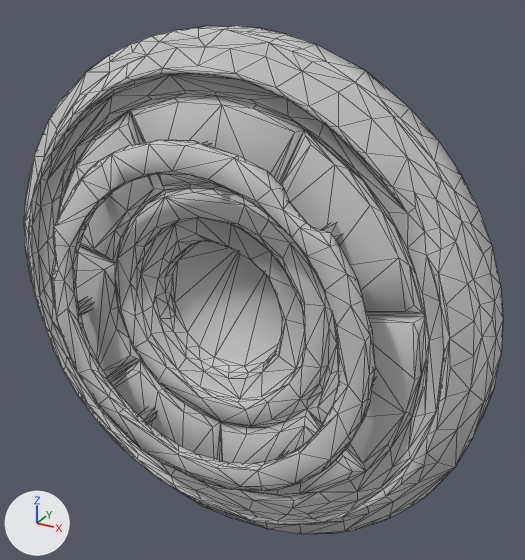
Renders of the FBX model Assets/Graph/Meshes/BAText/SM_luludoor_Base.fbx from each side of a commit.
Both versions are drawn from a 50 mm lens placed at (8.63, -13.75, 7.83), pointed at (0.82, 0.45, 0.73). Arrows for +X, +Y and +Z are at lower left; the lights stay in place. Mesh edges are drawn as thin lines. Where no turn or scale is listed for an object, it has been applied to the vertices.

The scene before the commit, as lines of its bpy script (objects in view):
```python
me_mesh = bpy.data.meshes.new('Mesh')
me_mesh.from_pydata(...)  # 986 vertices, 1968 faces; spans x -6.52..6.52, y -1.45..0.72, z -6.52..6.52
me_mesh.materials.append(mat_luludoor_low_default)  # light grey #cacaca
ob_sm_luludoor_base = bpy.data.objects.new('SM_luludoor_Base', me_mesh)
ob_sm_luludoor_base.location = (0.0, 0.0, 0.0)
```
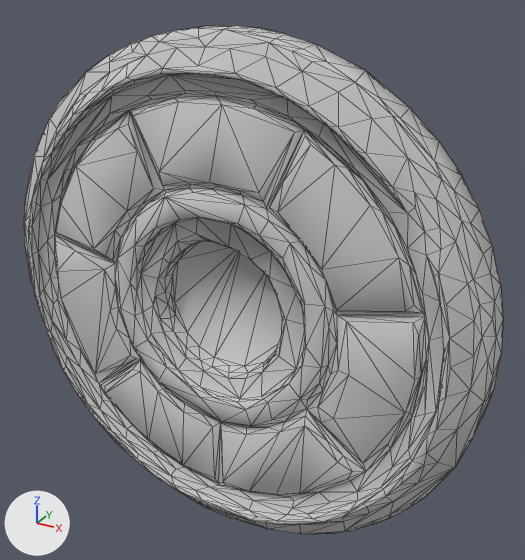
Boxes [x1, y1, x2, y2] around the edits, measured in the pictures (525 x 560 px):
part 1 of me_mesh, deleted: before [52, 140, 376, 491]

Diff of the bpy script that builds the scene:
```diff
--- a/Assets/Graph/Meshes/BAText/SM_luludoor_Base.fbx.py
+++ b/Assets/Graph/Meshes/BAText/SM_luludoor_Base.fbx.py
@@ me_mesh @@
 me_mesh.from_pydata(...)  # 986 vertices, 1968 faces; spans x -6.52..6.52, y -1.45..0.72, z -6.52..6.52
 # used by ob_sm_luludoor_base; location = (0.0, 0.0, 0.0)
+# me_mesh part 1: the loose piece of 305 vertices spanning x -4.39..4.39, y -1.45..-0.43, z -4.4..4.4 is deleted
 me_mesh.materials.append(mat_luludoor_low_default)
```
